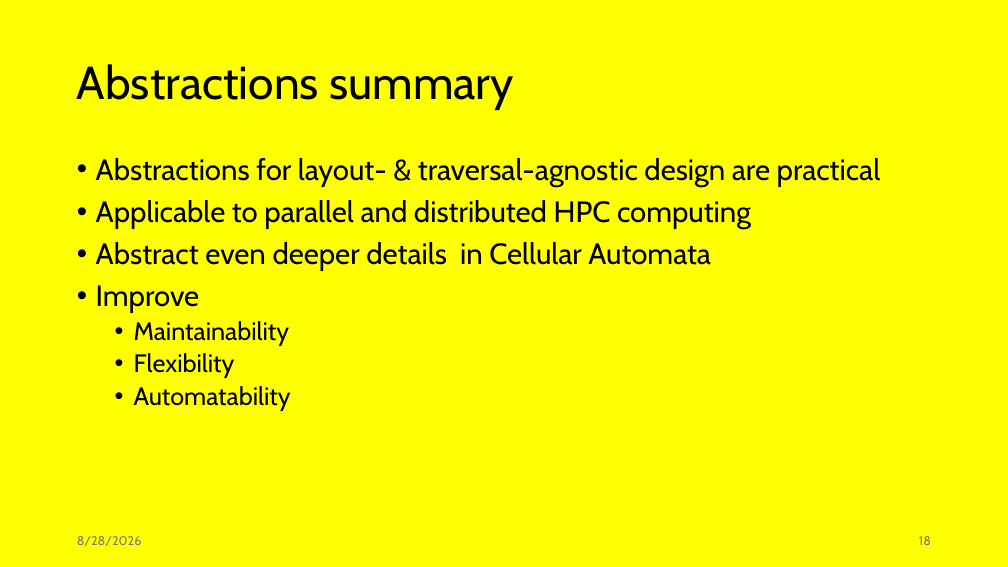
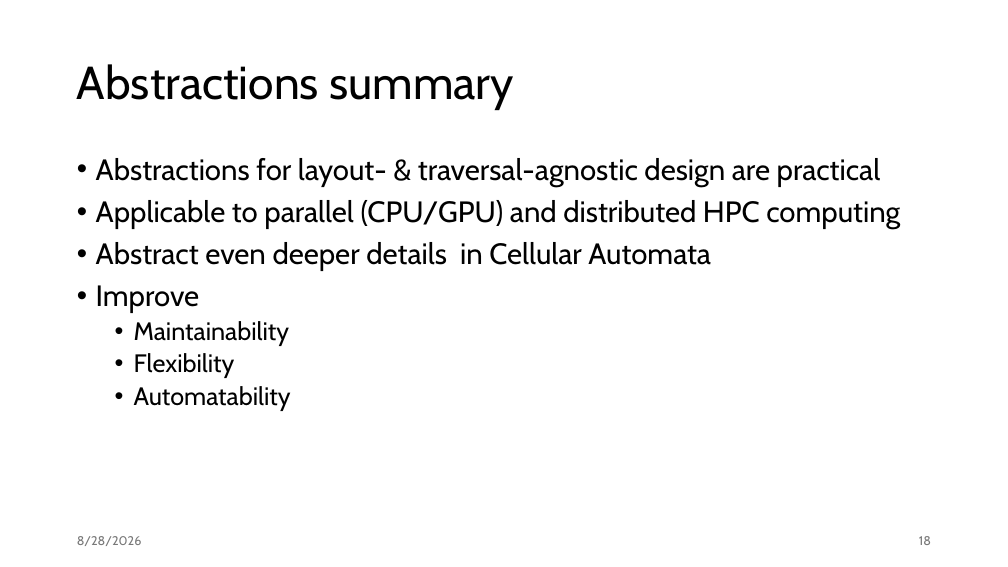
Before and after one commit to jiriklepl/phd-thesis, a slide deck: slide 18 of slides/Optimizing Memory Layouts and Traversal Orders in High-Performance Computing.pptx. Drawn at 1008x567 pixels with LibreOffice and Linux fonts; fonts in the diff are those of the drawing. Boxes give left, top, right and bottom in pixels: in the first picture for what was removed or moved away, otherwise in the second. Text is boxed around its words. In the diff, an @@ line names an element or a change of style, - is before the commit and + after.

```diff
--- a/slides/Optimizing Memory Layouts and Traversal Orders in High-Performance Computing.pptx
+++ b/slides/Optimizing Memory Layouts and Traversal Orders in High-Performance Computing.pptx
@@ background #FFFF00 to #FFFFFF @@
@@ text at <box>96,200,900,229</box>: text changed @@
-• Applicable to parallel and distributed HPC computing
+• Applicable to parallel (CPU/GPU) and distributed HPC computing
```
Also in this commit, not shown: 11 other slides changed.
